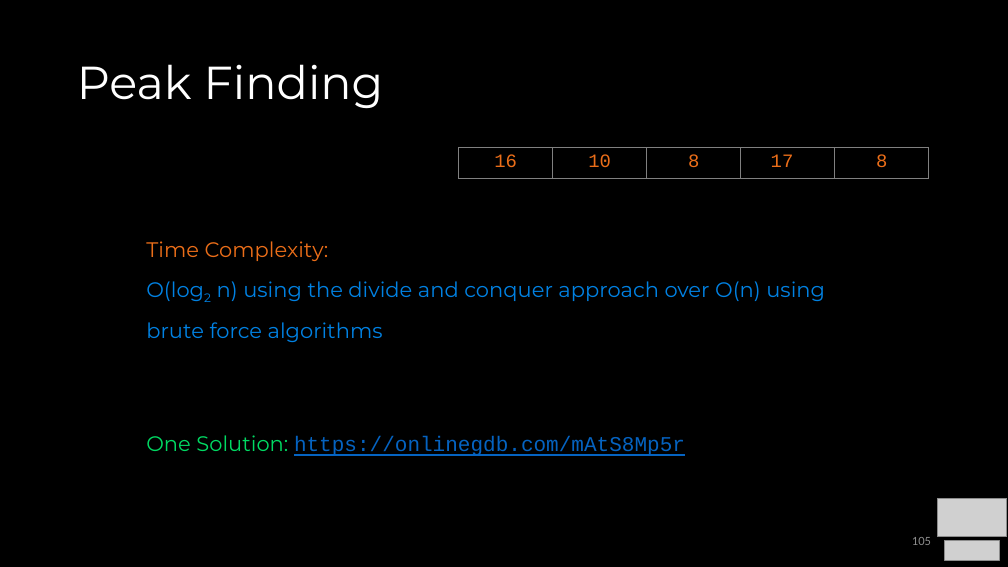
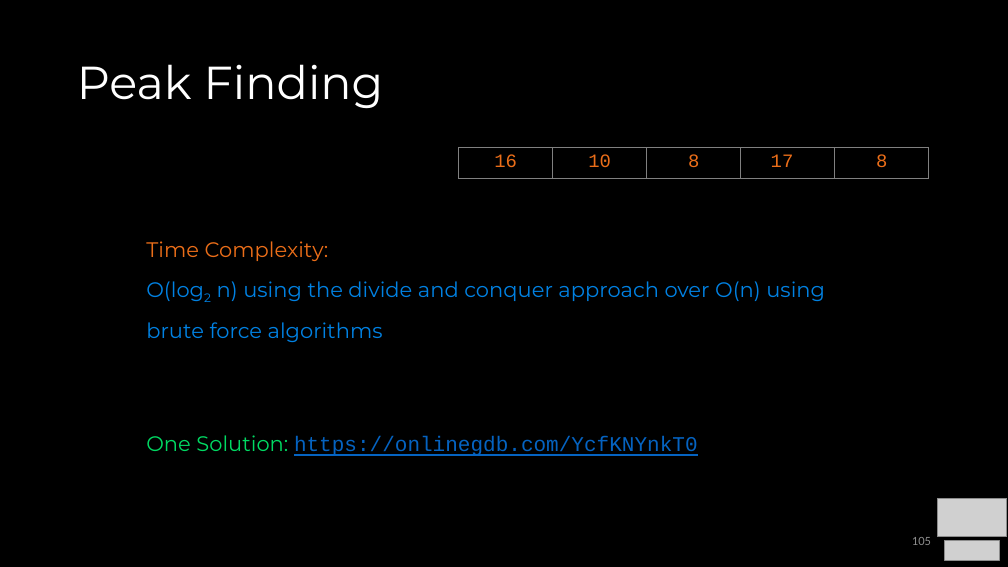
Before and after one commit to COP3530/Instructional-Content, a slide deck: slide 105 of Slides-PPT/1 - Algorithmic Analysis.pptx. Drawn at 1008x567 pixels with LibreOffice and Linux fonts; fonts in the diff are those of the drawing; grey boxes stand for pictures. Boxes give left, top, right and bottom in pixels: in the first picture for what was removed or moved away, otherwise in the second. Text is boxed around its words. In the diff, an @@ line names an element or a change of style, - is before the commit and + after.

```diff
--- a/Slides-PPT/1 - Algorithmic Analysis.pptx
+++ b/Slides-PPT/1 - Algorithmic Analysis.pptx
@@ text at box(146, 435, 698, 456): text changed @@
-  One Solution: https://onlinegdb.com/mAtS8Mp5r
+  One Solution: https://onlinegdb.com/YcfKNYnkT0
```
Also in this commit, not shown: 1 other slide changed, 1 other file.
